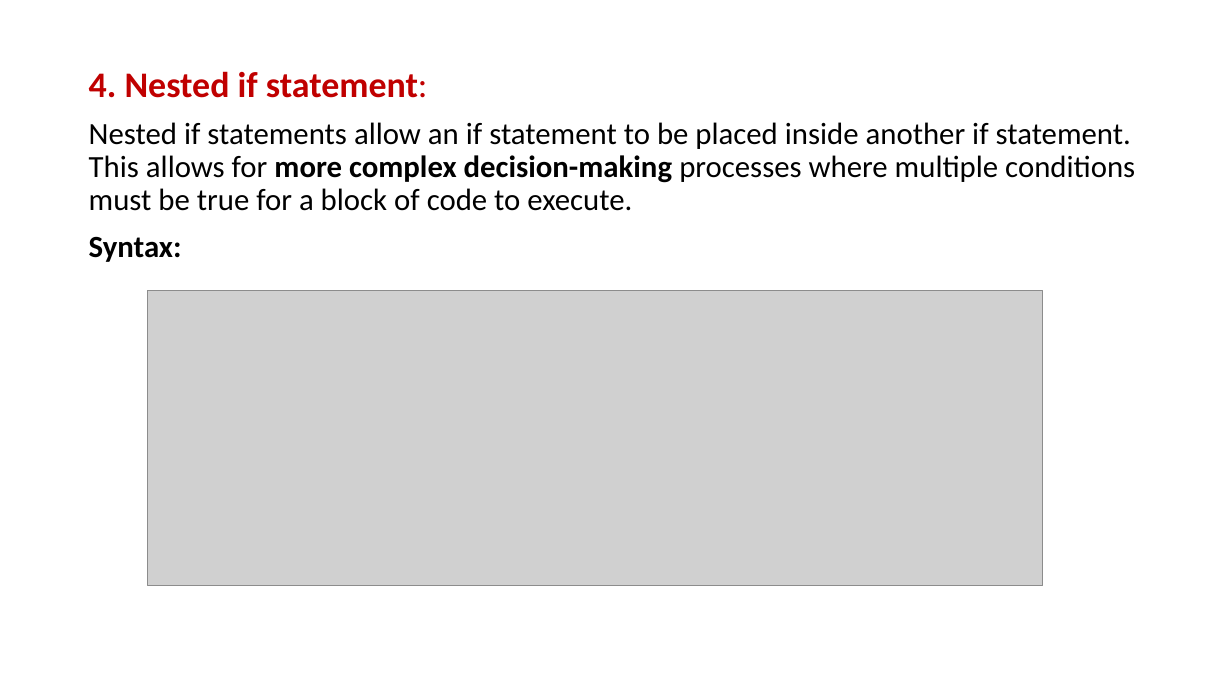
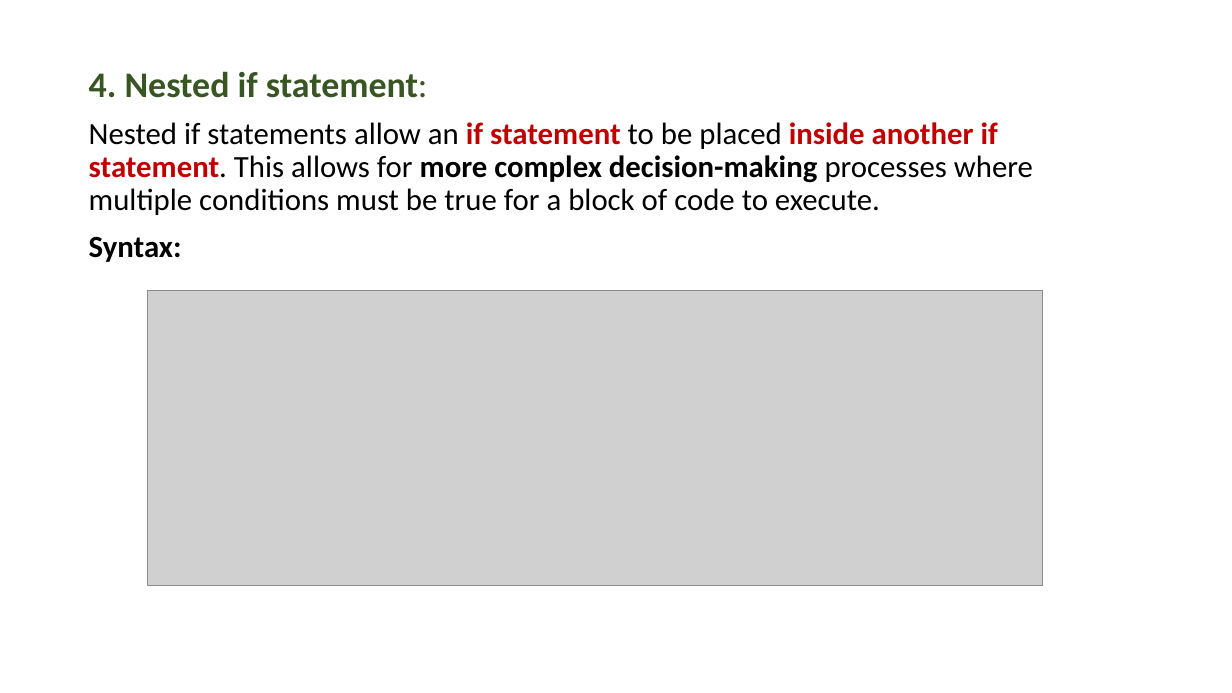
Before and after one commit to PRAMOD-VISHNU-NAIK/MCA-2nd-Sem-Shridevi-College, a slide deck: slide 59 of Theory Class-Notes/Java MCA-2.pptx. Drawn at 1232x693 pixels with LibreOffice and Linux fonts; fonts in the diff are those of the drawing; grey boxes stand for pictures. Boxes give left, top, right and bottom in pixels: in the first picture for what was removed or moved away, otherwise in the second. Text is boxed around its words. In the diff, an @@ line names an element or a change of style, - is before the commit and + after.

```diff
--- a/Theory Class-Notes/Java MCA-2.pptx
+++ b/Theory Class-Notes/Java MCA-2.pptx
@@ text at [89, 71, 1033, 215]: text colour #C00000 to #385723 in "4. Nested if statement:"; text colour #000000 to #C00000, bold on in "if statement inside another if statement." @@
```
Also in this commit, not shown: 7 other slides changed, 32 other files.
